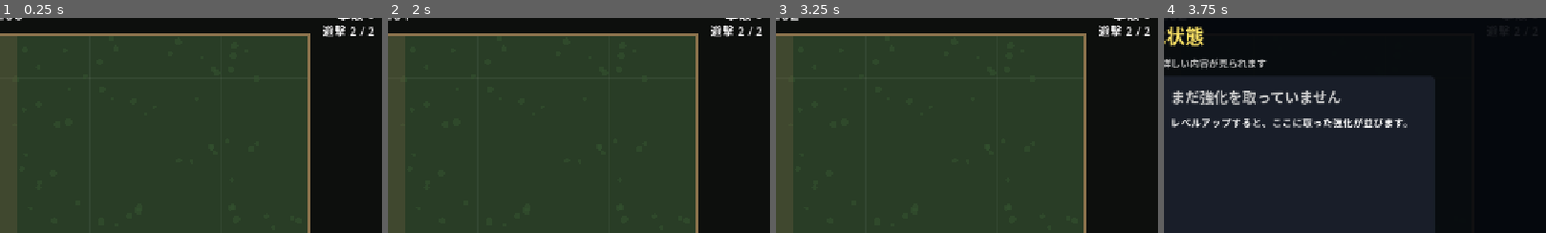
Above: before the commit, frames 1-4 (left to right).
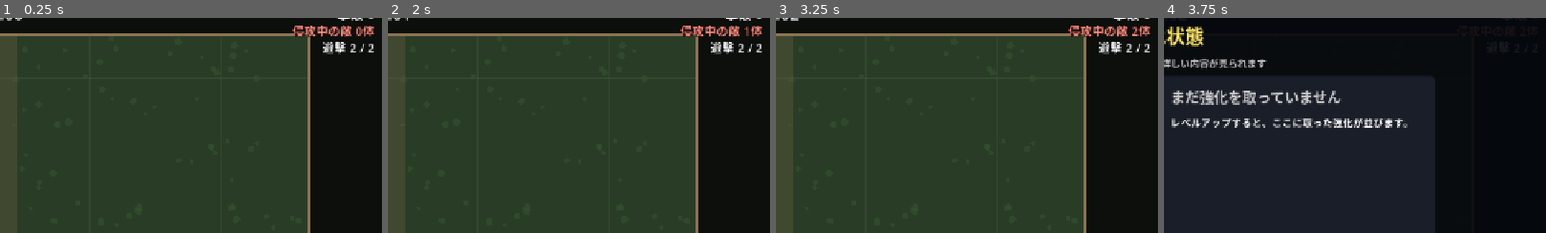
Above: after the commit, the same moments.

Repository: sukepuu/vgnfhusi4v3128904cmtu31
Game: Godot game, scene res://scenes/main.tscn
Same seed, same stepped clock (60 frames per second), same inputs: the game is played once before the commit and once after it.
Inputs:
- Up to frame 1 (0.25 s): no input
- Up to frame 2 (2 s): click "部隊戦績（Tab）" at 0.5 s; click "閉じる（Tab）" at 1.25 s
- Up to frame 3 (3.25 s): click "オート選択：無効中（A）" at 2 s; click "オート選択：有効中（A）" at 2.75 s
- Up to frame 4 (3.75 s): click "強化状態（U）" at 3.5 s
The pictures show only the part of the screen within x 50-100%, y 6-56%; the shares and areas given below are measured in that part.

The runs differ from the first frame. In frame 1, 1.3% of the frame differs, in the area x 76-98%, y 3-17%; in frame 2, 1.3%; in frame 3, 1.3%; in frame 4, less than 0.1%.

Commit message:
Add game-over summary, enemy counter, mortar squads; tune specials
- Game over screen has a 戦績まとめ panel: total damage, upgrade and
  special counts per squad/equipment, and the level reached
- Top-right HUD shows how many enemies are on the field
- Mortar squad of 8 arrives at Lv5, 15, 25, ...
- 剣気 crescent is twice as big and half as fast (same reach)
- 城壁の大号令 restores 10 durability instead of full; 絶対零度 every 10s

Co-Authored-By: Claude Opus 5.5 <noreply@anthropic.com>
Claude-Session: https://claude.ai/code/session_011NyugcHQ7VLrKVd7aaRyr2

Diff:
--- a/auto_soldier/scripts/castle.gd
+++ b/auto_soldier/scripts/castle.gd
@@ -456,7 +456,7 @@
 	if freeze_level > 0:
 		_freeze_cd -= delta
 		if _freeze_cd <= 0.0:
-			_freeze_cd = 10.0 if freeze_level == 1 else 8.0
+			_freeze_cd = 10.0
 			var t := 2.0 if freeze_level == 1 else 3.5
 			for e in game.enemies_cache:
 				if is_instance_valid(e) and not e.dead and global_position.distance_to(e.global_position) < frost_radius:
--- a/auto_soldier/scripts/hud.gd
+++ b/auto_soldier/scripts/hud.gd
@@ -11,6 +11,7 @@
 var _hp_label: Label
 var _time_label: Label
 var _kill_label: Label
+var _enemy_label: Label
 var _soldier_label: Label
 var _game_over: Control
 var _boss_bar: ProgressBar
@@ -68,11 +69,21 @@
 	_kill_label.horizontal_alignment = HORIZONTAL_ALIGNMENT_RIGHT
 	root.add_child(_kill_label)
 
+	# 侵攻中の敵の数（撃破数の下）
+	_enemy_label = _make_label(20)
+	_enemy_label.set_anchors_preset(Control.PRESET_TOP_RIGHT)
+	_enemy_label.offset_left = -260
+	_enemy_label.offset_right = -16
+	_enemy_label.offset_top = 52
+	_enemy_label.horizontal_alignment = HORIZONTAL_ALIGNMENT_RIGHT
+	_enemy_label.add_theme_color_override("font_color", Color(1.0, 0.55, 0.5))
+	root.add_child(_enemy_label)
+
 	_soldier_label = _make_label(20)
 	_soldier_label.set_anchors_preset(Control.PRESET_TOP_RIGHT)
 	_soldier_label.offset_left = -220
 	_soldier_label.offset_right = -16
-	_soldier_label.offset_top = 52
+	_soldier_label.offset_top = 80
 	_soldier_label.horizontal_alignment = HORIZONTAL_ALIGNMENT_RIGHT
 	root.add_child(_soldier_label)
 
@@ -285,6 +296,7 @@
 	var t := int(game.elapsed)
 	_time_label.text = "%02d:%02d" % [t / 60, t % 60]
 	_kill_label.text = "撃破 %d" % game.kills
+	_enemy_label.text = "侵攻中の敵 %d体" % game.enemies_cache.size()
 
 
 
@@ -340,6 +352,14 @@
 	stats_btn.add_theme_font_size_override("font_size", 18)
 	stats_btn.pressed.connect(func() -> void: game.stats_ui.open_panel())
 	box.add_child(stats_btn)
+
+	var sum_btn := Button.new()
+	sum_btn.text = "戦績まとめ"
+	sum_btn.custom_minimum_size = Vector2(260, 44)
+	sum_btn.add_theme_font_size_override("font_size", 18)
+	sum_btn.add_theme_color_override("font_color", Color(1.0, 0.9, 0.4))
+	sum_btn.pressed.connect(func() -> void: game.summary_ui.open_panel())
+	box.add_child(sum_btn)
 
 	var up_btn := Button.new()
 	up_btn.text = "強化状態を見る"
--- a/auto_soldier/scripts/main.gd
+++ b/auto_soldier/scripts/main.gd
@@ -34,6 +34,7 @@
 const RepairStats := preload("res://scripts/repair_stats.gd")
 const FunSpecialsScript := preload("res://scripts/fun_specials.gd")
 const FunFxScript := preload("res://scripts/fun_fx.gd")
+const SummaryScript := preload("res://scripts/summary_ui.gd")
 ## このレベルごとに特別強化の3択が出る
 const SPECIAL_EVERY := 5
 
@@ -60,6 +61,8 @@
 var level_up_ui: CanvasLayer
 var stats_ui: CanvasLayer
 var upgrades_ui: CanvasLayer
+## ゲームオーバー時の戦績まとめ画面
+var summary_ui: CanvasLayer
 ## 部隊戦績（個体ごとの与ダメージ・被ダメージなど）。new_record() で追加する
 var records: Array = []
 
@@ -197,6 +200,10 @@
 	upgrades_ui.game = self
 	add_child(upgrades_ui)
 
+	summary_ui = SummaryScript.new()
+	summary_ui.game = self
+	add_child(summary_ui)
+
 	queue_redraw()
 
 
@@ -587,6 +594,13 @@
 	return e
 
 
+## 迫撃砲部隊：マップの端に迫撃砲が8体一気に現れる
+func _spawn_mortar_squad() -> void:
+	for i in 8:
+		spawn_enemy_at("mortar", _mortar_spawn_pos())
+	hud.show_banner("⚠ 迫撃砲部隊 襲来！ ⚠", Color(1.0, 0.6, 0.3))
+
+
 ## ボス出現（Lv10ごと）。破城の魔王 → 砲台要塞 → 分裂の魔獣 の順に来る
 func _spawn_boss() -> void:
 	bosses_spawned += 1
@@ -641,6 +655,9 @@
 		_pending_levels.append(level)
 		if level % BOSS_EVERY == 0:
 			_spawn_boss()
+		# Lv5・15・25…で迫撃砲部隊（8体）が襲来
+		if level % 10 == 5:
+			_spawn_mortar_squad()
 	if pending_levelups > 0 and not level_up_ui.visible and not game_over:
 		_open_level_up()
 
--- a/auto_soldier/scripts/soldier.gd
+++ b/auto_soldier/scripts/soldier.gd
@@ -333,13 +333,14 @@
 		# 剣気：敵を貫く三日月形の衝撃波
 		var w := BulletScript.new()
 		w.game = game
-		w.velocity = facing * 520.0
+		# 大きな三日月がゆっくり進む（届く距離は前と同じ）
+		w.velocity = facing * 260.0
 		w.damage = st.sword_damage
 		w.pierce = 1000000
-		w.radius = 16.0
+		w.radius = 32.0
 		w.wave = true
 		w.color = Color(0.75, 0.9, 1.0)
-		w.life = 0.75
+		w.life = 1.5
 		w.position = global_position + facing * 20.0
 		w.src = record
 		game.world.add_child(w)
--- /dev/null
+++ b/auto_soldier/scripts/summary_ui.gd
@@ -0,0 +1,164 @@
+extends CanvasLayer
+## 戦績まとめ画面（ゲームオーバー画面のボタンから開く）。
+## 部隊・設備の種類ごとに、与ダメージの合計と、強化・特別強化を何個取ったかを一覧で出す。
+
+const Upgrades := preload("res://scripts/upgrades.gd")
+
+## 表示する種類：[表示名, 種類のキー]
+const GROUPS := [
+	["遊撃", "soldier"], ["ペット", "pet"], ["迎撃", "guard"], ["狙撃", "sniper"], ["近衛", "knight"],
+	["重装", "heavy"], ["工兵", "engineer"], ["築城", "builder"], ["修理", "repair"],
+	["矢倉", "tower"], ["大砲", "cannon"], ["投石器", "catapult"], ["バリスタ", "ballista"],
+	["氷結の結界", "frost"], ["城（本体）", "castle"]]
+## 城の設備の戦績カードは名前で見分ける（「矢倉1」「大砲2」など）
+const EQUIP_PREFIX := {"矢倉": "tower", "大砲": "cannon", "投石器": "catapult", "バリスタ": "ballista", "氷結の結界": "frost", "城（本体）": "castle"}
+## 城の通常強化がどの設備のものか（砲術は大砲と投石器の両方に効くが、大砲に数える）
+const CASTLE_UPGRADE_GROUP := {"tower": "tower", "cannon": "cannon", "catapult": "catapult", "ballista": "ballista",
+	"artillery": "cannon", "frost": "frost", "wall": "castle"}
+
+var game: Node2D
+var _grid: GridContainer
+var _header: Label
+
+
+func _ready() -> void:
+	layer = 31
+	process_mode = Node.PROCESS_MODE_ALWAYS
+	visible = false
+
+	var dim := ColorRect.new()
+	dim.color = Color(0.02, 0.02, 0.04, 0.97)
+	dim.set_anchors_preset(Control.PRESET_FULL_RECT)
+	add_child(dim)
+
+	var center := CenterContainer.new()
+	center.set_anchors_preset(Control.PRESET_FULL_RECT)
+	add_child(center)
+
+	var box := VBoxContainer.new()
+	box.add_theme_constant_override("separation", 12)
+	center.add_child(box)
+
+	var title := Label.new()
+	title.text = "戦績まとめ"
+	title.horizontal_alignment = HORIZONTAL_ALIGNMENT_CENTER
+	title.add_theme_font_size_override("font_size", 34)
+	title.add_theme_color_override("font_color", Color(1.0, 0.9, 0.4))
+	box.add_child(title)
+
+	_header = Label.new()
+	_header.horizontal_alignment = HORIZONTAL_ALIGNMENT_CENTER
+	_header.add_theme_font_size_override("font_size", 20)
+	box.add_child(_header)
+
+	_grid = GridContainer.new()
+	_grid.columns = 4
+	_grid.add_theme_constant_override("h_separation", 36)
+	_grid.add_theme_constant_override("v_separation", 4)
+	box.add_child(_grid)
+
+	var close := Button.new()
+	close.text = "閉じる（Esc）"
+	close.custom_minimum_size = Vector2(220, 44)
+	close.size_flags_horizontal = Control.SIZE_SHRINK_CENTER
+	close.add_theme_font_size_override("font_size", 18)
+	close.pressed.connect(close_panel)
+	box.add_child(close)
+
+
+func open_panel() -> void:
+	_rebuild()
+	visible = true
+
+
+func close_panel() -> void:
+	visible = false
+
+
+func _unhandled_input(event: InputEvent) -> void:
+	if visible and event is InputEventKey and event.pressed and event.keycode == KEY_ESCAPE:
+		get_viewport().set_input_as_handled()
+		close_panel()
+
+
+func _cell(text: String, col: Color, size: int = 18, right: bool = false) -> Label:
+	var l := Label.new()
+	l.text = text
+	l.add_theme_font_size_override("font_size", size)
+	l.add_theme_color_override("font_color", col)
+	if right:
+		l.horizontal_alignment = HORIZONTAL_ALIGNMENT_RIGHT
+	return l
+
+
+## 戦績カードが、どの種類のものか
+func _group_of_record(r: Dictionary) -> String:
+	if r["cat"] != "castle":
+		return r["cat"]
+	for prefix in EQUIP_PREFIX:
+		if String(r["name"]).begins_with(prefix):
+			return EQUIP_PREFIX[prefix]
+	return "castle"
+
+
+## 強化が、どの種類のものか
+func _group_of_upgrade(u: Dictionary) -> String:
+	if u["cat"] != "castle":
+		return u["cat"]
+	if u.get("special", false):
+		return u.get("req", "castle")
+	return CASTLE_UPGRADE_GROUP.get(u["id"], "castle")
+
+
+func _rebuild() -> void:
+	var t := int(game.elapsed)
+	_header.text = "敗北時のレベル  Lv %d　　防衛時間 %02d:%02d　　撃破数 %d" % [game.level, t / 60, t % 60, game.kills]
+	for c in _grid.get_children():
+		c.queue_free()
+	# 与ダメージの合計
+	var dealt := {}
+	for r in game.records:
+		var g := _group_of_record(r)
+		dealt[g] = dealt.get(g, 0.0) + r["dealt"]
+	# 強化（通常はレベルの合計、特別強化は取った数）
+	var normal := {}
+	var special := {}
+	for u in Upgrades.LIST:
+		var lv: int = game.upgrade_levels.get(u["id"], 0)
+		if lv > 0:
+			var g := _group_of_upgrade(u)
+			normal[g] = normal.get(g, 0) + lv
+	for u in Upgrades.SPECIAL:
+		if game.upgrade_levels.get(u["id"], 0) > 0:
+			var g := _group_of_upgrade(u)
+			special[g] = special.get(g, 0) + 1
+
+	var head_col := Color(0.8, 0.8, 0.8)
+	_grid.add_child(_cell("種類", head_col, 18))
+	_grid.add_child(_cell("与ダメージ合計", head_col, 18, true))
+	_grid.add_child(_cell("強化", head_col, 18, true))
+	_grid.add_child(_cell("特別強化", head_col, 18, true))
+	for entry in GROUPS:
+		var key: String = entry[1]
+		var used: bool = dealt.get(key, 0.0) > 0.0 or normal.has(key) or special.has(key)
+		var col := Color(1, 1, 1) if used else Color(0.45, 0.45, 0.45)
+		var cat_key := key if Upgrades.CAT_COLOR.has(key) else "castle"
+		if used:
+			col = Upgrades.CAT_COLOR[cat_key]
+		_grid.add_child(_cell(entry[0], col))
+		# 修理部隊は攻撃しないのでダメージは「-」
+		var d: float = dealt.get(key, 0.0)
+		_grid.add_child(_cell("-" if key == "repair" else _fmt(d), col, 18, true))
+		_grid.add_child(_cell("%d" % normal.get(key, 0), col, 18, true))
+		# 城（本体）には特別強化がない
+		_grid.add_child(_cell("-" if key == "castle" else "%d / 7" % special.get(key, 0), col, 18, true))
+
+
+func _fmt(v: float) -> String:
+	# 3けたごとにカンマ
+	var s := str(int(round(v)))
+	var out := ""
+	while s.length() > 3:
+		out = "," + s.substr(s.length() - 3) + out
+		s = s.substr(0, s.length() - 3)
+	return s + out
--- a/auto_soldier/scripts/ultimates.gd
+++ b/auto_soldier/scripts/ultimates.gd
@@ -20,7 +20,7 @@
 var dome := false
 ## 重装：大地砕き（敵の群れへ飛び込んで地面を叩き割る）
 var leap := false
-## 築城：城壁の大号令（壁が全回復して、全部の壁が爆発する）
+## 築城：城壁の大号令（全部の壁が耐久10回復して、全部の壁が爆発する）
 var wall_burst := false
 ## 工兵：絨毯爆撃（敵の群れに一直線に爆弾が降る）
 var carpet := false
@@ -167,7 +167,7 @@
 	var walls: Node2D = game.walls
 	var dmg := 150.0 * _time_mult()
 	for w in walls.walls:
-		w["hp"] = w["max"]
+		w["hp"] = minf(w["max"], w["hp"] + 10.0)
 		var p: Vector2 = walls.point_at((w["a0"] + w["a1"]) / 2.0)
 		game.explode(p + (p - game.castle.global_position).normalized() * 30.0, 110.0, dmg, w["src"], Color(1.0, 0.85, 0.4), 0.0, 400.0)
 
--- a/auto_soldier/scripts/upgrades.gd
+++ b/auto_soldier/scripts/upgrades.gd
@@ -93,7 +93,7 @@
 	# ---- 遊撃部隊
 	{"id": "sp_burst", "cat": "soldier", "special": true, "name": "炸裂弾", "desc": "遊撃兵の弾が当たると小爆発する（威力55%）", "max": 1},
 	{"id": "sp_volley", "cat": "soldier", "special": true, "name": "一斉射撃", "desc": "6秒ごとに全方位へ18発の弾をばらまく", "max": 1},
-	{"id": "sp_sword_wave", "cat": "soldier", "special": true, "name": "剣気", "desc": "斬撃と一緒に、敵を貫く三日月形の衝撃波が飛ぶ", "max": 1},
+	{"id": "sp_sword_wave", "cat": "soldier", "special": true, "name": "剣気", "desc": "斬撃と一緒に、敵を貫く大きな三日月形の衝撃波がゆっくり飛ぶ", "max": 1},
 	{"id": "sp_shadow", "cat": "soldier", "special": true, "name": "影分身", "desc": "遊撃兵の横に半透明の分身が現れ、一緒に弾を撃つ（威力50%）", "max": 1},
 	{"id": "sp_boomerang", "cat": "soldier", "special": true, "name": "ブーメラン", "desc": "3.5秒ごとにブーメランを投げる。行きと帰りで敵を貫く（剣の1.3倍の威力）", "max": 1},
 	# ---- 迎撃部隊
@@ -145,7 +145,7 @@
 	{"id": "sp_blast_bolt", "cat": "castle", "special": true, "name": "バリスタ・炸裂大矢", "desc": "矢が最初に当たった敵の場所で大爆発（威力150%の範囲攻撃）", "max": 1, "req": "ballista"},
 	{"id": "sp_lightning", "cat": "castle", "special": true, "name": "バリスタ・雷撃", "desc": "5秒ごとに、バリスタ1基につき1本、敵から敵へ7回飛び移る雷を放つ（威力80%）", "max": 1, "req": "ballista"},
 	# ---- 氷結の結界
-	{"id": "sp_freeze", "cat": "castle", "special": true, "name": "結界・絶対零度", "desc": "8秒ごとに結界内の敵すべてを3.5秒間凍らせる", "max": 1, "req": "frost"},
+	{"id": "sp_freeze", "cat": "castle", "special": true, "name": "結界・絶対零度", "desc": "10秒ごとに結界内の敵すべてを3.5秒間凍らせる", "max": 1, "req": "frost"},
 	{"id": "sp_icicle", "cat": "castle", "special": true, "name": "結界・氷柱", "desc": "1.5秒ごとに結界内の敵2体へ氷柱が降る", "max": 1, "req": "frost"},
 	{"id": "sp_blizzard", "cat": "castle", "special": true, "name": "結界・吹雪", "desc": "結界の中の敵にずっとダメージを与え続ける", "max": 1, "req": "frost"},
 	{"id": "sp_ice_lance", "cat": "castle", "special": true, "name": "結界・氷槍", "desc": "3秒ごとに、結界内で一番HPの多い敵へ大ダメージの氷の槍", "max": 1, "req": "frost"},
@@ -195,7 +195,7 @@
 	{"id": "sp_ult_dome", "cat": "guard", "special": true, "name": "必殺・鉄壁の陣", "desc": "15秒ごとに、城をドームで6秒間包む。ドームに入った敵の弾・砲弾は消える。迎撃兵のHPも全回復", "max": 1, "req": "guard"},
 	{"id": "sp_ult_sky_arrow", "cat": "sniper", "special": true, "name": "必殺・天穿つ一矢", "desc": "15秒ごとに、狙撃兵が敵が一番多く並ぶ方向へ巨大な矢を放つ（12倍の威力で全部貫く）", "max": 1, "req": "sniper"},
 	{"id": "sp_ult_leap", "cat": "heavy", "special": true, "name": "必殺・大地砕き", "desc": "15秒ごとに、重装兵が近くの敵の群れへ飛び込み、地面を叩き割る（斬撃4倍の範囲攻撃＋2秒気絶）", "max": 1, "req": "heavy"},
-	{"id": "sp_ult_wall_burst", "cat": "builder", "special": true, "name": "必殺・城壁の大号令", "desc": "15秒ごとに、すべての壁が全回復し、全部の壁が外側へ大爆発する", "max": 1, "req": "builder"},
+	{"id": "sp_ult_wall_burst", "cat": "builder", "special": true, "name": "必殺・城壁の大号令", "desc": "15秒ごとに、すべての壁の耐久が10回復し、全部の壁が外側へ大爆発する", "max": 1, "req": "builder"},
 	{"id": "sp_ult_carpet", "cat": "engineer", "special": true, "name": "必殺・絨毯爆撃", "desc": "15秒ごとに、敵が密集した所へ一直線に13個の爆弾が降りそそぐ", "max": 1, "req": "engineer"},
 	{"id": "sp_ult_thousand", "cat": "castle", "special": true, "name": "矢倉・必殺・千本矢", "desc": "15秒ごとに、フィールド中の敵30か所へ一斉に矢の雨が降る（矢倉の3倍の威力）", "max": 1, "req": "tower"},
 	{"id": "sp_ult_barrage", "cat": "castle", "special": true, "name": "大砲・必殺・一斉砲撃", "desc": "15秒ごとに、12発の砲弾を一気に撃ち込む（大砲の2倍の威力）", "max": 1, "req": "cannon"},
Not shown, added: auto_soldier/scripts/summary_ui.gd.uid
Not shown, changed: auto_soldier/README.md
